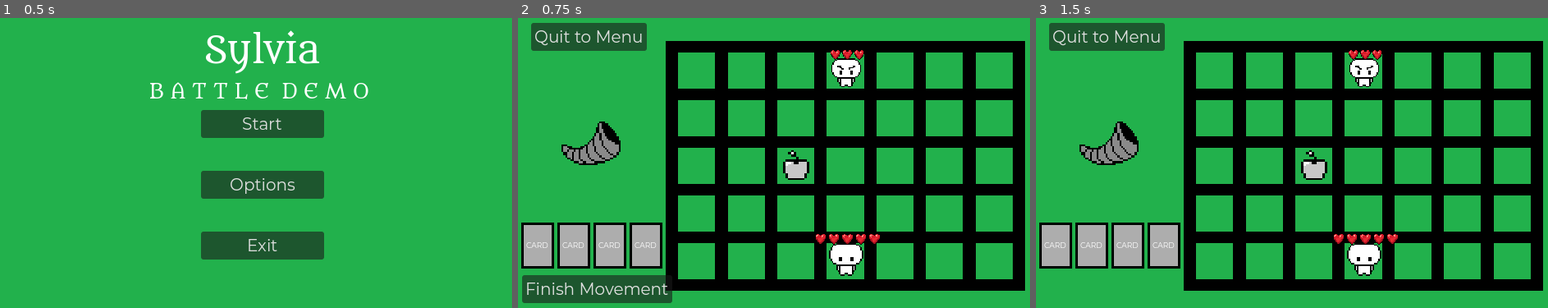
Above: before the commit, frames 1-3 (left to right).
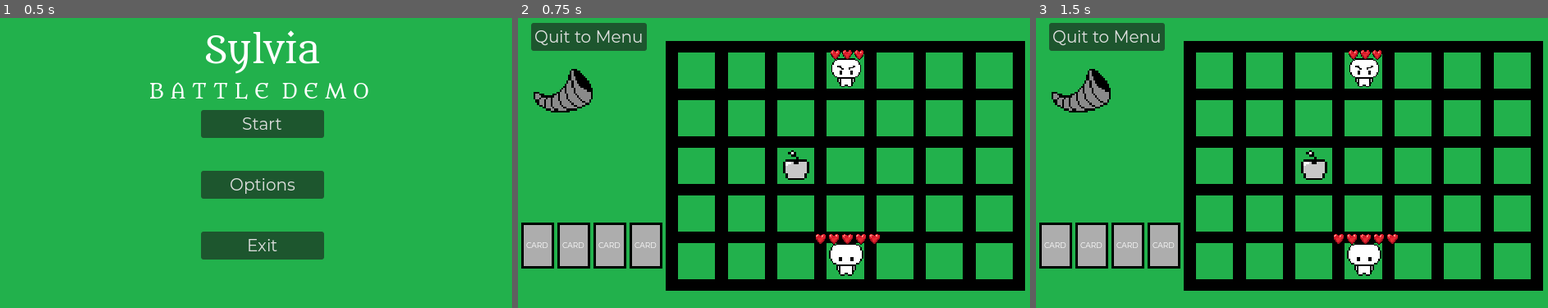
Above: after the commit, the same moments.

Repository: Endermandels/Sylvia
Game: Godot game, scene res://start_menu/start_menu.tscn
Two runs of this game, one before a commit and one after it. Both use one fixed random seed, a clock stepped at 60 frames per second and the inputs below.
Inputs (mouse positions are in pixels of both pictures, inside the frame that each line leads up to):
- Up to frame 1 (0.5 s): no input
- Up to frame 2 (0.75 s): click "Start" at 0.5 s
- Up to frame 3 (1.5 s): click (1112, 287) at 1.25 s, where only the run before the commit has a clickable "Finish Movement"

Frame 1 is identical in both runs. In frame 2, 4.7% of the frame differs, in the area x 0-31%, y 17-99%; in frame 3, 1.9%.

Commit message:
Create Player Attack Option

Diff:
--- a/battle/BattleScene.gd
+++ b/battle/BattleScene.gd
@@ -17,11 +17,13 @@
 	ENEMY_TURN
 }
 
-@onready var collect_food_button = $CollectFoodButton
-@onready var finish_movement_button = $FinishMovementButton
+@onready var collect_food_button = $UI/Control/CollectFoodButton
+@onready var finish_movement_button = $UI/Control/FinishMovementButton
+@onready var attack_button = $UI/Control/AttackButton
 
 @onready var food_spaces = $FoodSpaces
 @onready var spaces = $Spaces
+@onready var enemies = $Enemies
 
 var gamestate = State.PLAYER_TURN
 var actions_taken = []
@@ -31,9 +33,6 @@
 
 # Reference to the current character
 var current_char = null
-
-# Stop all player actions until the player has made a decision
-var is_making_decision = false
 
 signal enemys_turn
 
@@ -45,6 +44,7 @@
 	set_process_input(true)
 	hide_nodes()
 	decide_turn_order()
+	players_turn()
 
 func hide_nodes():
 	collect_food_button.visible = false
@@ -90,9 +90,11 @@
 Either enemy just ended their turn or player has used an action.
 """
 func players_turn():
+	collect_food_button.visible = false
+	finish_movement_button.visible = false
+	attack_button.visible = false
+
 	if not current_char.can_act():
-		collect_food_button.visible = false
-		finish_movement_button.visible = false
 		return
 
 	# Show Collect Food Button if:
@@ -104,15 +106,10 @@
 				food.grid_pos[1] == current_char.grid_pos[1]:
 				collect_food_button.visible = true
 				break
-			else:
-				collect_food_button.visible = false
-	else:
-		collect_food_button.visible = false
 
-	if not 'movement' in actions_taken:
-		finish_movement_button.visible = true
-	else:
-		finish_movement_button.visible = false
+	if not 'attack' in actions_taken and len(enemies_in_range(current_char.get_attack_range())) > 0:
+		attack_button.visible = true
+
 
 """
 FOOD
@@ -129,19 +126,61 @@
 """
 
 func _on_finish_movement_button_pressed():
+	current_char.use_action()
 	actions_taken.append('movement')
-	current_char.use_action()
 	players_turn()
 
 """
 Find the space with the mouse pointer in it.
 Then try and move the player to that space.
-Hide the collect food button if the player does move.
+Hide other action buttons if the player moves.
+Show finish movement button if the player moves.
 """
 func move_char():
 	if gamestate == State.PLAYER_TURN and current_char.can_act() and not 'movement' in actions_taken:
 		for space in spaces.get_children():
 			if space.has_mouse:
 				if current_char.move_char(space.global_position, space.grid_pos):
-					# Need to remove the option to collect food after moving
+					# Need to remove other actions while moving
 					collect_food_button.visible = false
+					attack_button.visible = false
+					finish_movement_button.visible = true
+
+"""
+ATTACK
+"""
+
+func _on_attack_button_pressed():
+	print('attack')
+	var choices = enemies_in_range(current_char.get_attack_range())
+	var chosen_enemy = null
+
+	if len(choices) > 1:
+		#TODO: Implement Selection between multiple enemies
+		pass
+	else:
+		chosen_enemy = choices[0]
+
+	current_char.attack(chosen_enemy)
+	current_char.use_action()
+	actions_taken.append('attack')
+	players_turn()
+
+"""
+Check if there is an enemy within a custom range of the current character.
+The custom_range parameter is a list of coordinates from the current character's grid position.
+(E.G. [[0,1],[0,-1],[1,0],[-1,0]])
+
+Returns:
+	in_range - which enemies are in range of attack (or ability).
+	If in_range is null, there are no enemies in range.
+"""
+func enemies_in_range(custom_range):
+	var in_range = []
+	for enemy in enemies.get_children():
+		for coord in custom_range:
+			if enemy.enemy_pos[0] == coord[0] + current_char.grid_pos[0] and \
+				enemy.enemy_pos[1] == coord[1] + current_char.grid_pos[1]:
+				in_range.append(enemy)
+				break
+	return in_range
--- a/battle/BattleScene.tscn
+++ b/battle/BattleScene.tscn
@@ -269,7 +269,7 @@
 offset_bottom = 40.0
 script = ExtResource("7_w84vo")
 
-[node name="Button" type="Button" parent="UI/Control"]
+[node name="QuitButton" type="Button" parent="UI/Control"]
 layout_mode = 0
 offset_left = 16.0
 offset_top = 9.0
@@ -279,8 +279,32 @@
 script = SubResource("GDScript_76nkh")
 metadata/_edit_use_anchors_ = true
 
+[node name="CollectFoodButton" type="Button" parent="UI/Control"]
+layout_mode = 0
+offset_left = 7.0
+offset_top = 171.0
+offset_right = 140.0
+offset_bottom = 205.0
+text = "Collect Food"
+
+[node name="FinishMovementButton" type="Button" parent="UI/Control"]
+layout_mode = 0
+offset_left = 8.0
+offset_top = 213.0
+offset_right = 191.0
+offset_bottom = 247.0
+text = "Finish Movement"
+
+[node name="AttackButton" type="Button" parent="UI/Control"]
+layout_mode = 0
+offset_left = 9.0
+offset_top = 129.0
+offset_right = 83.0
+offset_bottom = 163.0
+text = "Attack"
+
 [node name="EndOfTurn" parent="." instance=ExtResource("7_np6ef")]
-position = Vector2(90, 152)
+position = Vector2(56, 88)
 
 [node name="FoodSpaces" type="Node2D" parent="."]
 
@@ -326,24 +350,11 @@
 [node name="CardUI4" parent="BattleUI/Hand" instance=ExtResource("11_23mjc")]
 layout_mode = 2
 
-[node name="CollectFoodButton" type="Button" parent="."]
-offset_left = 23.0
-offset_top = 210.0
-offset_right = 156.0
-offset_bottom = 244.0
-text = "Collect Food"
-
-[node name="FinishMovementButton" type="Button" parent="."]
-offset_left = 5.0
-offset_top = 316.0
-offset_right = 188.0
-offset_bottom = 350.0
-text = "Finish Movement"
-
 [connection signal="enemys_turn" from="." to="Enemies/Jerry" method="_on_battle_scene_enemys_turn"]
 [connection signal="end_turn" from="Enemies/Jerry" to="." method="_on_enemy_end_turn"]
 [connection signal="ready" from="UI/Control" to="UI/Control" method="_on_ready"]
-[connection signal="pressed" from="UI/Control/Button" to="UI/Control/Button" method="_on_pressed"]
+[connection signal="pressed" from="UI/Control/QuitButton" to="UI/Control/QuitButton" method="_on_pressed"]
+[connection signal="pressed" from="UI/Control/CollectFoodButton" to="." method="_on_collect_food_button_pressed"]
+[connection signal="pressed" from="UI/Control/FinishMovementButton" to="." method="_on_finish_movement_button_pressed"]
+[connection signal="pressed" from="UI/Control/AttackButton" to="." method="_on_attack_button_pressed"]
 [connection signal="end_turn" from="EndOfTurn" to="." method="_on_end_of_turn_end_turn"]
-[connection signal="pressed" from="CollectFoodButton" to="." method="_on_collect_food_button_pressed"]
-[connection signal="pressed" from="FinishMovementButton" to="." method="_on_finish_movement_button_pressed"]
--- a/battle/Character.gd
+++ b/battle/Character.gd
@@ -69,6 +69,11 @@
 		return true
 	return false
 
+func attack(enemy):
+	print(enemy.name + " attacked for " + str(stats.atk))
+	enemy.stats.receiveDMG(stats.atk)
+	print(enemy.name + " remaining HP " + str(enemy.stats.hp))
+
 func reset_stats():
 	stats.reset()
 
@@ -78,6 +83,9 @@
 func use_action():
 	stats.use_action()
 
+func get_attack_range():
+	return stats.get_attack_range()
+
 func can_collect_food():
 	return stats.can_collect_morsel()
 
--- a/battle/Enemy.tscn
+++ b/battle/Enemy.tscn
@@ -16,7 +16,6 @@
 scale = Vector2(1.53333, 1.53333)
 texture = ExtResource("2_olglr")
 hframes = 4
-script = ExtResource("1_0foq6")
 
 [node name="heartsContainer" parent="Sprite2D" instance=ExtResource("3_08k4c")]
 offset_left = -49.2754
--- a/battle/Stats.gd
+++ b/battle/Stats.gd
@@ -9,14 +9,14 @@
 @export var MOR = 3 # maximum morsel count
 # Morsels are used for abilities and certain items.
 
+# Coordinates from unit's grid position
+@export var attack_range = [[0,1],[0,-1],[1,0],[-1,0]]
 
-var hp = HP
-var atk = ATK
-var act = ACT
-var mov = MOV
-var mor = 0
-
-
+@onready var hp = HP
+@onready var atk = ATK
+@onready var act = ACT
+@onready var mov = MOV
+@onready var mor = 0
 
 func can_perform_act():
 	return act > 0
@@ -24,15 +24,18 @@
 func can_collect_morsel():
 	return mor < MOR
 
+func get_attack_range():
+	return attack_range
+
 func move(spaces):
 	mov -= spaces
 
 func receiveDMG(damage):
 	hp -= damage
 
-#temporarily set hp back to max hp when player dies
+	#temporarily set hp back to max hp when player dies
 	if hp <= 0:
-		print("Player Died, resetting HP...")
+		print("Unit Died, resetting HP...")
 		hp = HP
 
 	#update hearts container
